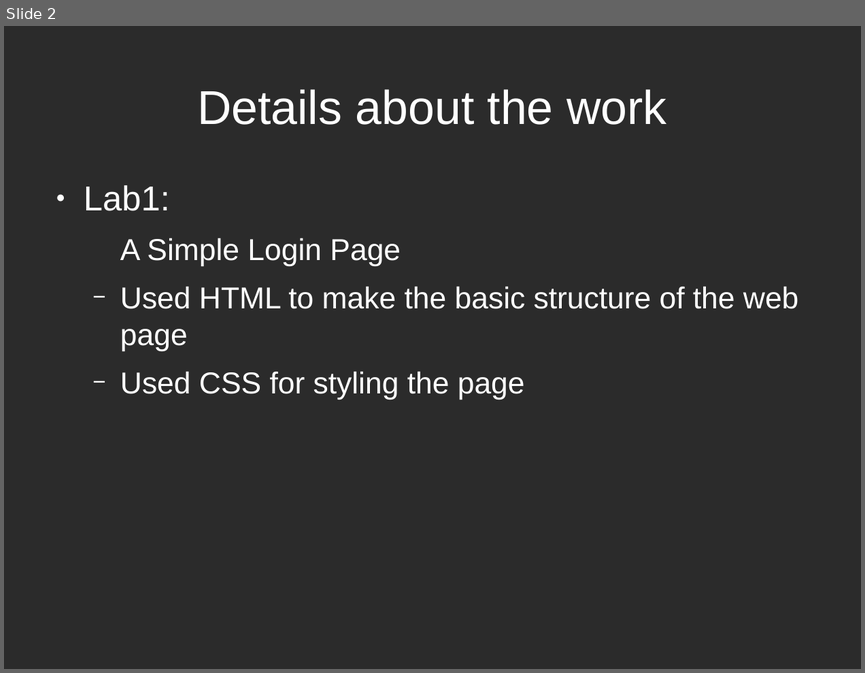
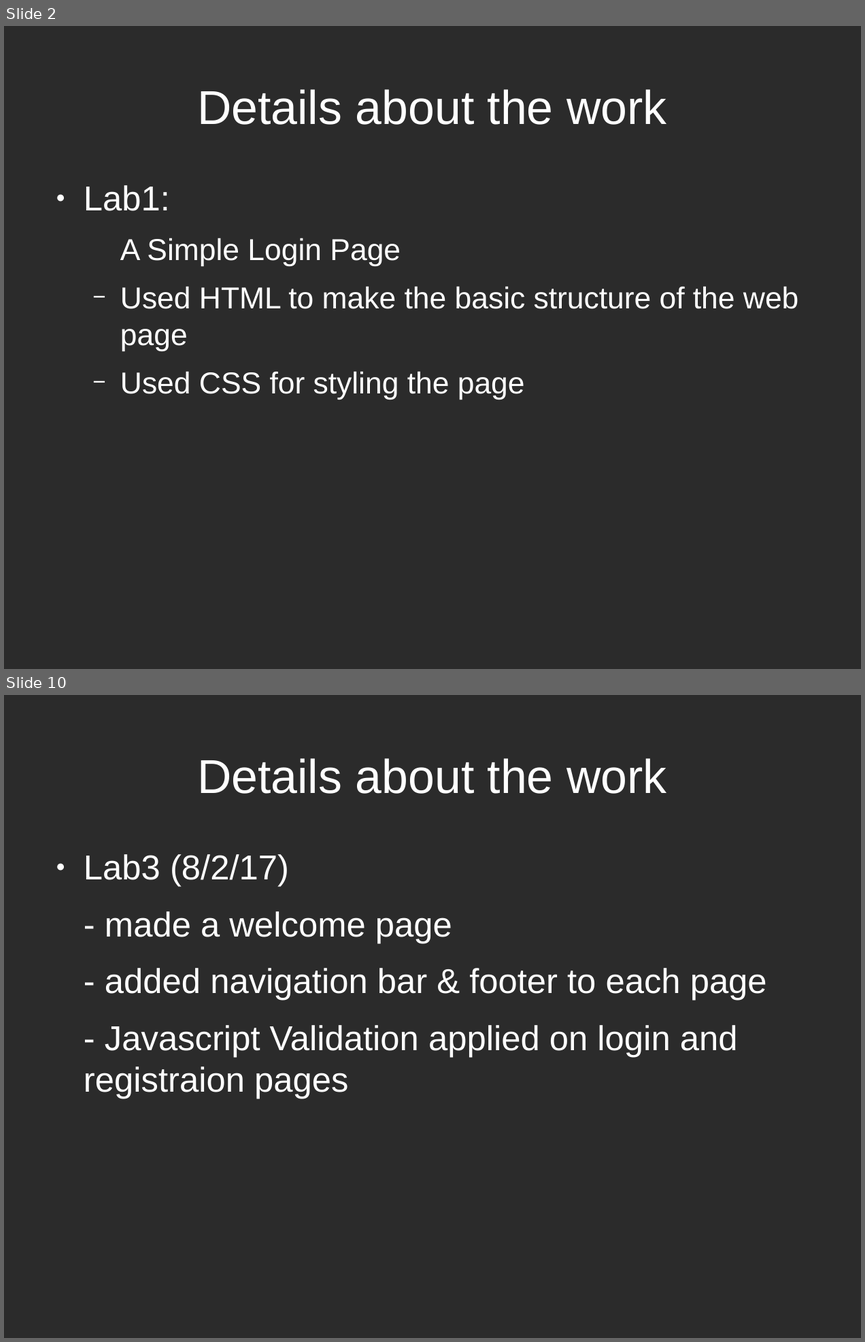
Before and after one commit to hiamandeep/it_lab_web_tech, a slide deck: ppt/lab1.odp. Shown one above the other, each under a label of ours: slide 2 before the commit, slides 2 and 10 after it; the slides between them are not shown. The pictures are 865x673 and 865x1342 pixels, drawn with LibreOffice and Linux fonts; fonts in the diff are those of the drawing; background and template pictures are left out; a plain dark background stands for a picture behind light text. Boxes give left, top, right and bottom in pixels: in the first picture for what was removed or moved away, otherwise in the second. Text is boxed around its words. In the diff, an @@ line names an element or a change of style, - is before the commit and + after.

```diff
--- a/ppt/lab1.odp
+++ b/ppt/lab1.odp
@@ slide 10 added at box(4, 695, 861, 1338), background picture (left out) @@
@@ title added at box(197, 758, 666, 794), 44 pt, text #FFFFFF @@
+Details about the work
@@ text added at box(84, 854, 767, 1098), 32 pt, text #FFFFFF @@
+● Lab3 (8/2/17)
+- made a welcome page
+- added navigation bar & footer to each page
+- Javascript Validation applied on login and registraion pages
```
Also in this commit, not shown: 32 other slides added, 43 other files.
